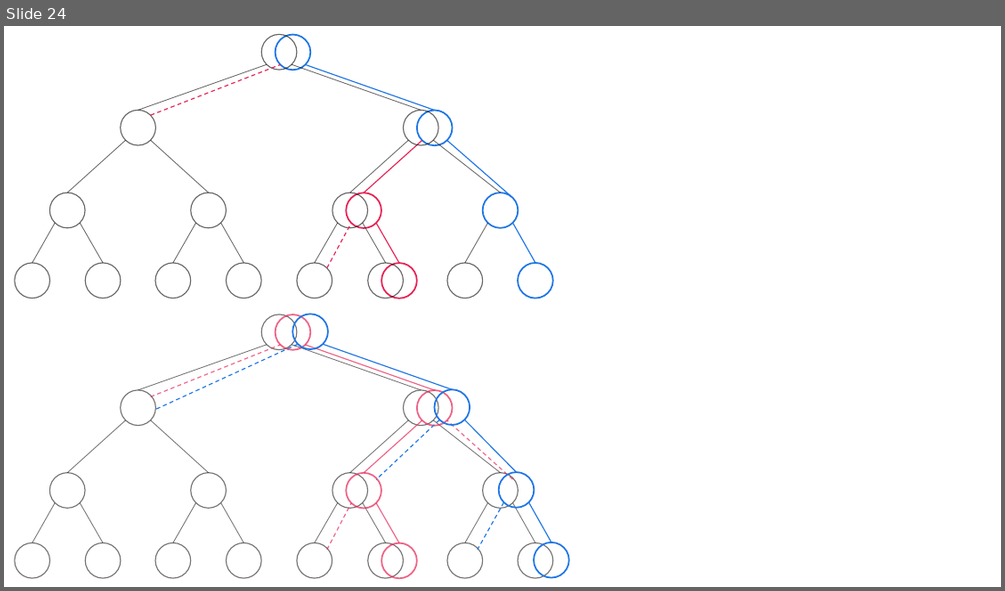
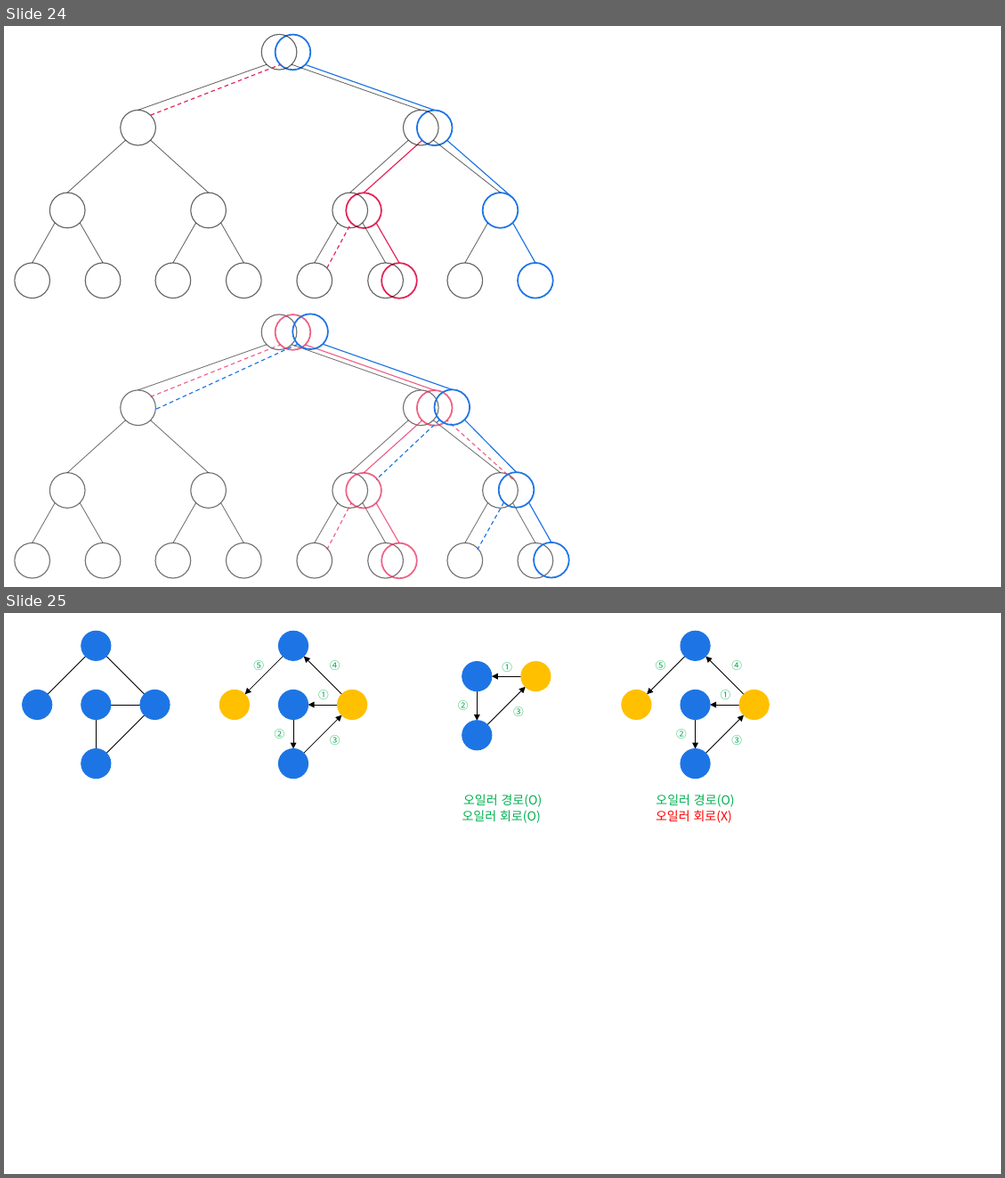
Before and after one commit to siwon-park/Algorithm-DataStructure, a slide deck: 99_PPT이미지/pptx.pptx. Shown one above the other, each under a label of ours: slide 24 before the commit, slides 24 and 25 after it. The pictures are 1005x591 and 1005x1178 pixels, drawn with LibreOffice and Linux fonts; fonts in the diff are those of the drawing. Boxes give left, top, right and bottom in pixels: in the first picture for what was removed or moved away, otherwise in the second. Text is boxed around its words. In the diff, an @@ line names an element or a change of style, - is before the commit and + after.

Commit message:
docs: 오일러 경로 학습 정리

```diff
--- a/99_PPT이미지/pptx.pptx
+++ b/99_PPT이미지/pptx.pptx
@@ slide 25 added at box(4, 613, 1001, 1174), background #FFFFFF @@
@@ group added at box(220, 631, 367, 779): 5 arrows, 5 ellipses, 5 texts @@
+①
+②
+③
+④
+⑤
@@ group added at box(622, 631, 769, 779): 5 arrows, 5 ellipses, 5 texts @@
+①
+②
+③
+④
+⑤
@@ group added at box(23, 631, 170, 779): 5 lines, 5 ellipses @@
@@ group added at box(458, 662, 550, 750): 3 arrows, 3 ellipses, 3 texts @@
+①
+②
+③
@@ text added at box(462, 794, 542, 823), 12 pt, text #00B050 @@
+오일러 경로(O)
+오일러 회로(O)
@@ text added at box(655, 794, 735, 823), 12 pt, text #00B050 @@
+오일러 경로(O)
+오일러 회로(X)
```
Also in this commit, not shown: 1 other file.
